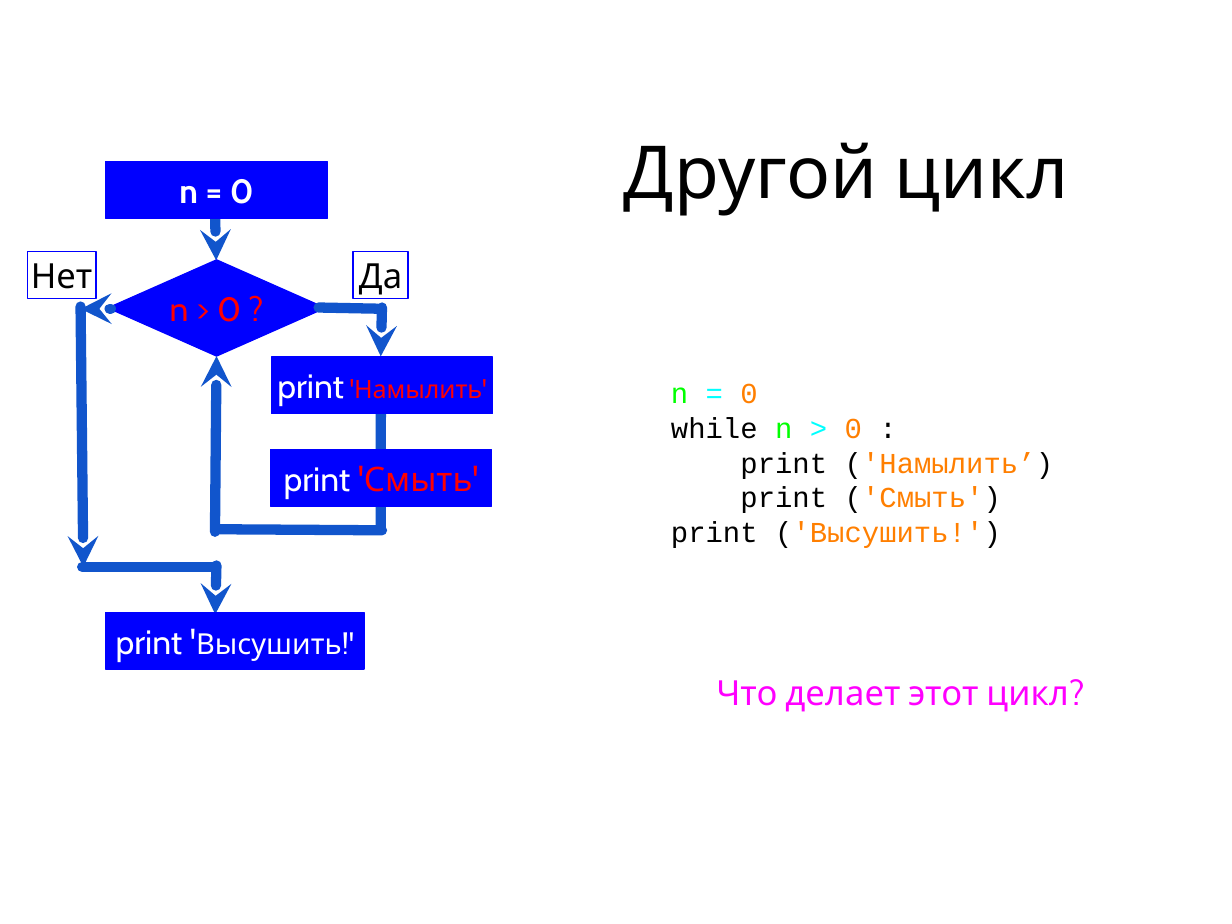
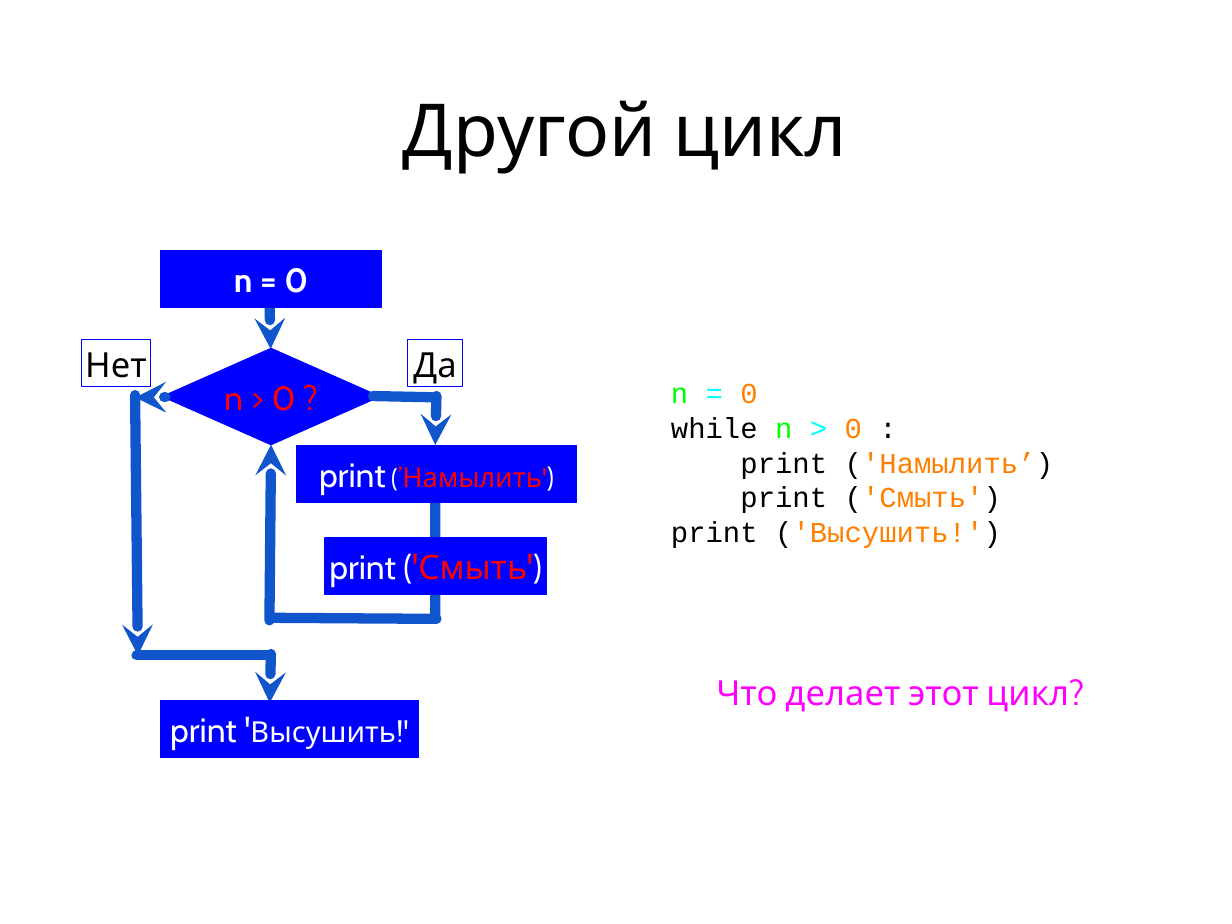
Before and after one commit to maxchv/LearnPython, a slide deck: slide 8 of week02/04.Loops.pptx (slide 7 before the commit). Drawn at 1232x924 pixels with LibreOffice and Linux fonts; fonts in the diff are those of the drawing. Boxes give left, top, right and bottom in pixels: in the first picture for what was removed or moved away, otherwise in the second. Text is boxed around its words. In the diff, an @@ line names an element or a change of style, - is before the commit and + after.

```diff
--- a/week02/04.Loops.pptx
+++ b/week02/04.Loops.pptx
@@ title "Другой цикл": place and size @@
-title "Другой цикл" at bbox=[624, 142, 1068, 216]
+title "Другой цикл" at bbox=[403, 100, 847, 174]
@@ 5 rectangles, 5 arrows, 1 diamond, 1 line: place and size @@
-5 rectangles, 5 arrows, 1 diamond, 1 line at bbox=[27, 161, 493, 669]
+5 rectangles, 5 arrows, 1 diamond, 1 line at bbox=[81, 250, 547, 758]
@@ 3 lines, 1 arrow: place and size @@
-3 lines, 1 arrow at bbox=[216, 308, 382, 530]
+3 lines, 1 arrow at bbox=[271, 395, 436, 618]
@@ rectangle "print (’Намылить')": place and size @@
-rectangle "print (’Намылить')" at bbox=[271, 357, 493, 414]
+rectangle "print (’Намылить')" at bbox=[296, 446, 577, 503]
@@ text in rectangle at bbox=[319, 463, 542, 495]: text changed; size 14.6 to 16 pt @@
-print 'Намылить'
+print (’Намылить')
@@ text in rectangle at bbox=[329, 554, 527, 587]: text changed; text colour #FF0000 to #FFFFFF @@
-print 'Смыть'
+print ('Смыть')
```
Also in this commit, not shown: 11 other slides changed, 8 slides added, 1 slide removed, 8 other files.
